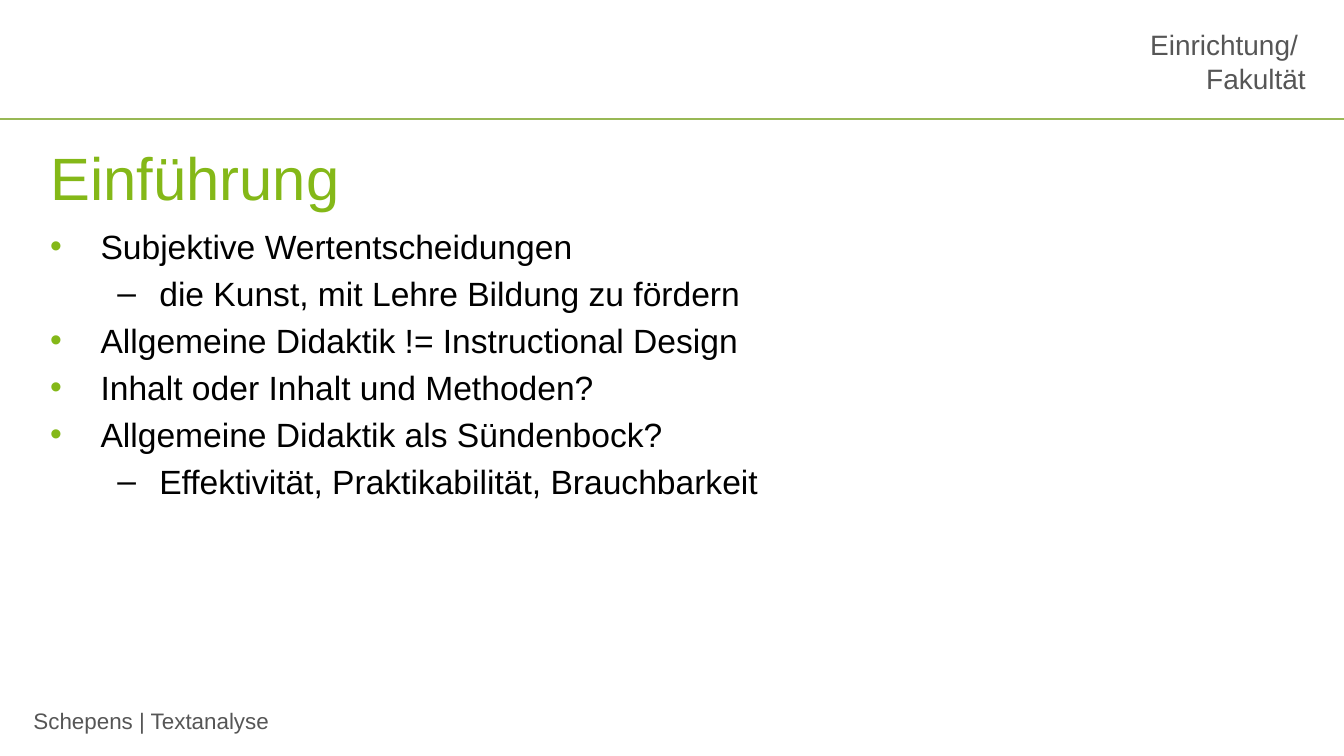
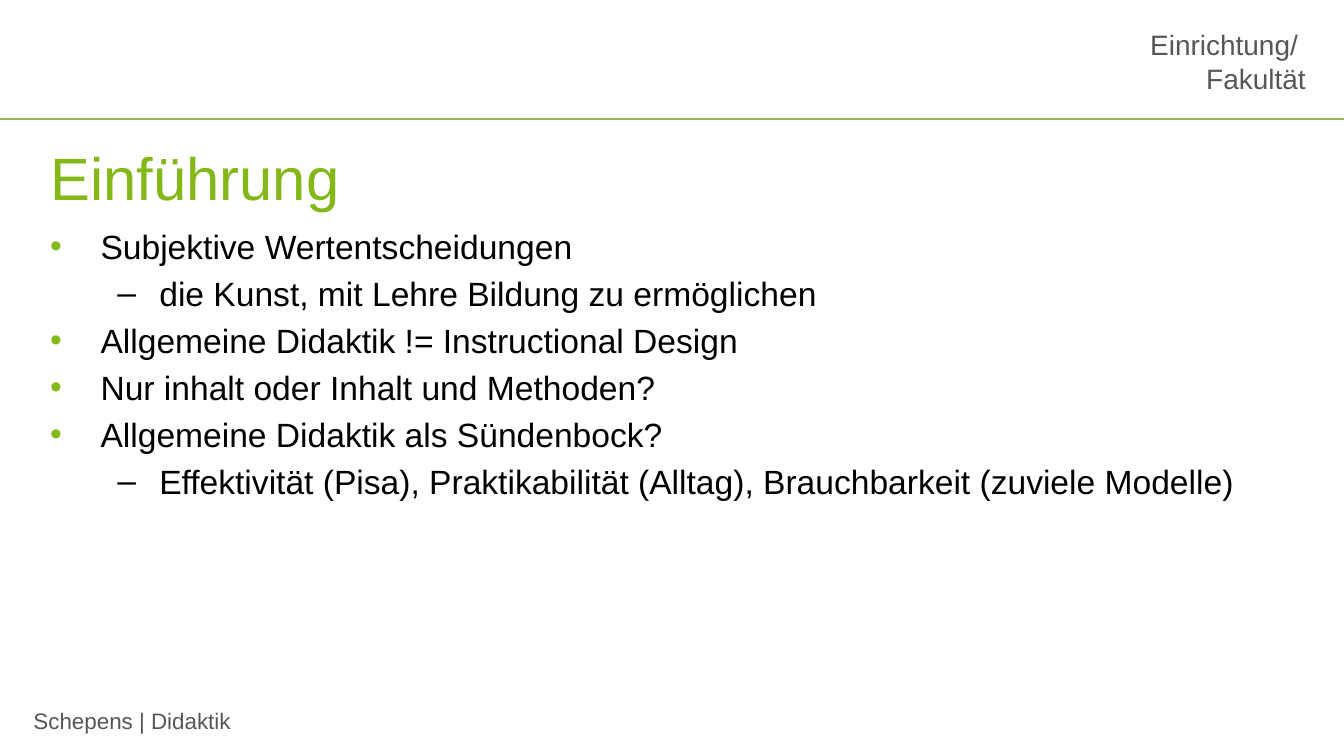
Before and after one commit to jobschepens/didakt, a slide deck: slide 10 of folien/week1.pptx (slide 6 before the commit). Drawn at 1344x756 pixels with LibreOffice and Linux fonts; fonts in the diff are those of the drawing; background and template pictures are left out. Boxes give left, top, right and bottom in pixels: in the first picture for what was removed or moved away, otherwise in the second. Text is boxed around its words. In the diff, an @@ line names an element or a change of style, - is before the commit and + after.

```diff
--- a/folien/week1.pptx
+++ b/folien/week1.pptx
@@ text at (x1=159, y1=281, x2=816, y2=312): text changed @@
-  – die Kunst, mit Lehre Bildung zu fördern
+  – die Kunst, mit Lehre Bildung zu ermöglichen
@@ text at (x1=101, y1=375, x2=655, y2=401): text changed @@
-• Inhalt oder Inhalt und Methoden?
+• Nur inhalt oder Inhalt und Methoden?
@@ text at (x1=159, y1=469, x2=1234, y2=500): text changed @@
-  – Effektivität, Praktikabilität, Brauchbarkeit
+  – Effektivität (Pisa), Praktikabilität (Alltag), Brauchbarkeit (zuviele Modelle)
@@ text at (x1=33, y1=713, x2=231, y2=734): text changed @@
-Schepens | Textanalyse
+Schepens | Didaktik
```
Also in this commit, not shown: 16 other slides changed, 1 slide added, 1 other file.
